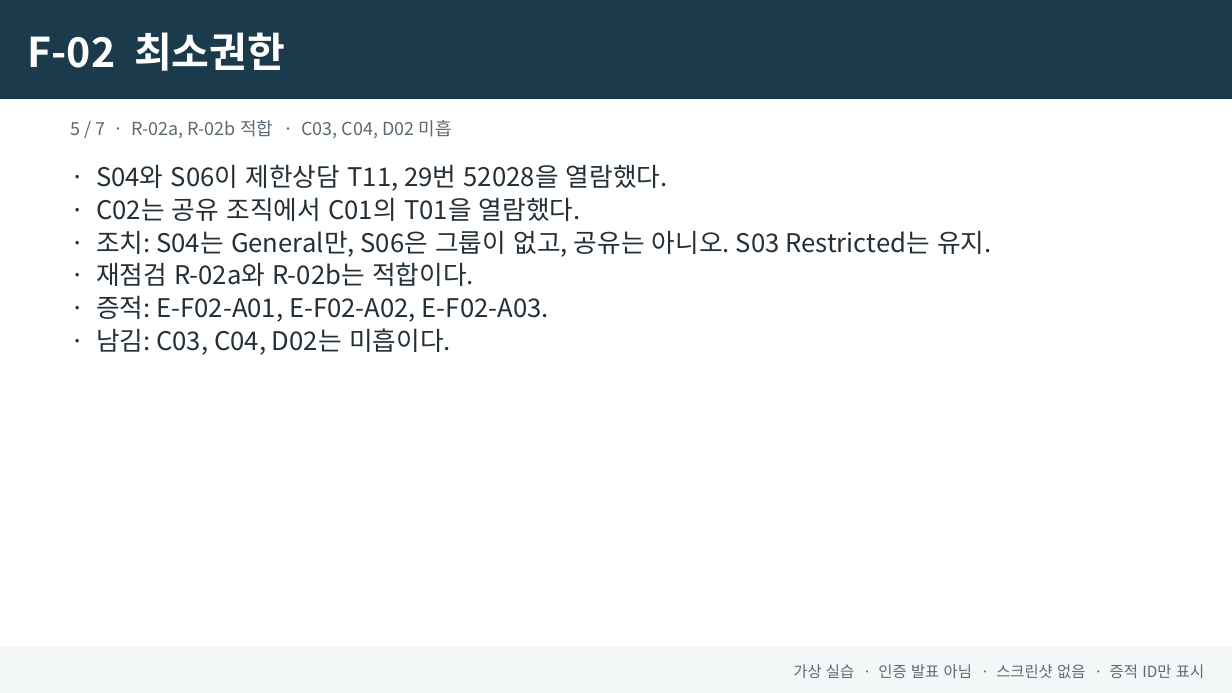
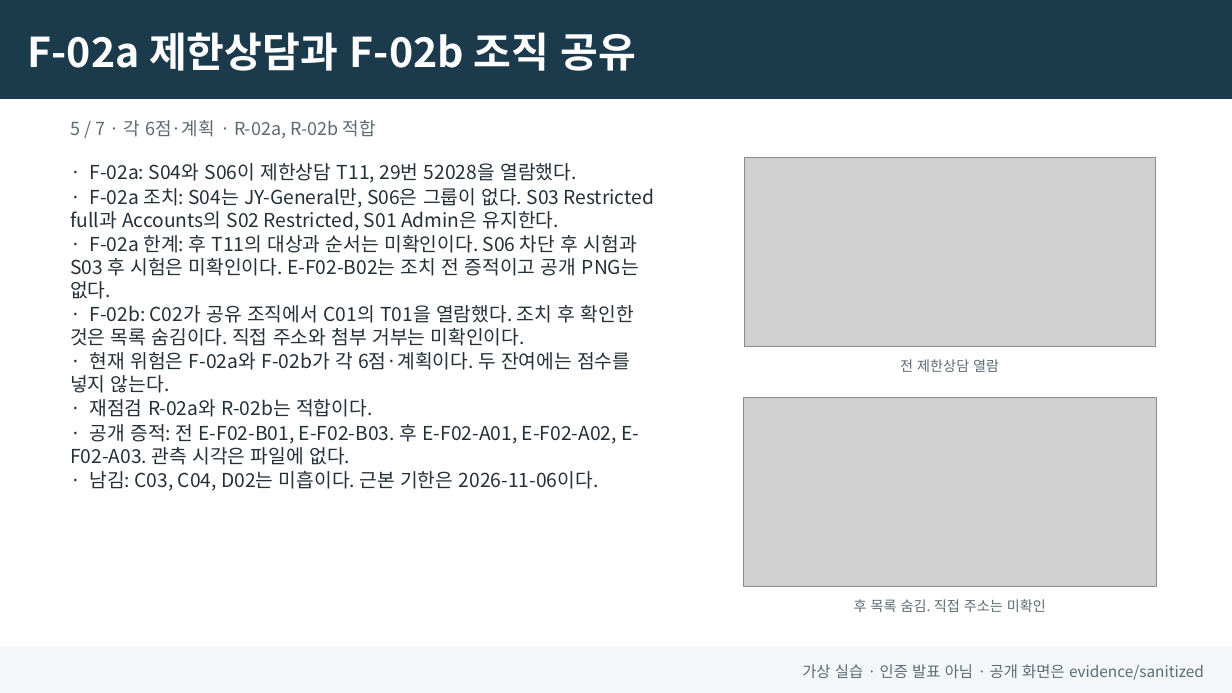
Before and after one commit to jxxnk/JY-Group-Privacy-Audit, a slide deck: slide 5 of reports/JY-Briefing.pptx. Drawn at 1232x693 pixels with LibreOffice and Linux fonts; fonts in the diff are those of the drawing; grey boxes stand for pictures. Boxes give left, top, right and bottom in pixels: in the first picture for what was removed or moved away, otherwise in the second. Text is boxed around its words. In the diff, an @@ line names an element or a change of style, - is before the commit and + after.

Commit message:
보고서 산출물과 제출 목록을 갱신한다

```diff
--- a/reports/JY-Briefing.pptx
+++ b/reports/JY-Briefing.pptx
@@ text in rectangle at (28,32,636,71): text changed @@
-F-02 최소권한
+F-02a 제한상담과 F-02b 조직 공유
@@ text at (70,120,376,138): text changed @@
-5 / 7 · R-02a, R-02b 적합 · C03, C04, D02 미흡
+5 / 7 · 각 6점·계획 · R-02a, R-02b 적합
@@ text at (70,163,654,393): text changed; size 20 to 15 pt @@
-· S04와 S06이 제한상담 T11, 29번 52028을 열람했다.
-· C02는 공유 조직에서 C01의 T01을 열람했다.
-· 조치: S04는 General만, S06은 그룹이 없고, 공유는 아니오. S03 Restricted는 유지.
+· F-02a: S04와 S06이 제한상담 T11, 29번 52028을 열람했다.
+· F-02a 조치: S04는 JY-General만, S06은 그룹이 없다. S03 Restricted full과 Accounts의 S02 Restricted, S01 Admin은 유지한다.
+· F-02a 한계: 후 T11의 대상과 순서는 미확인이다. S06 차단 후 시험과 S03 후 시험은 미확인이다. E-F02-B02는 조치 전 증적이고 공개 PNG는 없다.
+· F-02b: C02가 공유 조직에서 C01의 T01을 열람했다. 조치 후 확인한 것은 목록 숨김이다. 직접 주소와 첨부 거부는 미확인이다.
+· 현재 위험은 F-02a와 F-02b가 각 6점·계획이다. 두 잔여에는 점수를 넣지 않는다.
@@ picture added at (745,158,1156,348) @@
@@ text added at (900,359,999,372), 11 pt, text #5C6B73 @@
+전 제한상담 열람
@@ text at (90,399,372,417): size 20 to 15 pt in "· 재점검 R-02a와 R-02b는 적합이다." @@
@@ picture added at (743,397,1156,587) @@
@@ text at (70,424,639,491): text changed; size 20 to 15 pt @@
-· 증적: E-F02-A01, E-F02-A02, E-F02-A03.
-· 남김: C03, C04, D02는 미흡이다.
+· 공개 증적: 전 E-F02-B01, E-F02-B03. 후 E-F02-A01, E-F02-A02, E-F02-A03. 관측 시각은 파일에 없다.
+· 남김: C03, C04, D02는 미흡이다. 근본 기한은 2026-11-06이다.
@@ text added at (854,599,1046,612), 11 pt, text #5C6B73 @@
+후 목록 숨김. 직접 주소는 미확인
@@ text in rectangle at (802,664,1204,680): text changed @@
-가상 실습 · 인증 발표 아님 · 스크린샷 없음 · 증적 ID만 표시
+가상 실습 · 인증 발표 아님 · 공개 화면은 evidence/sanitized
```
Also in this commit, not shown: 6 other slides changed, 12 other files.
